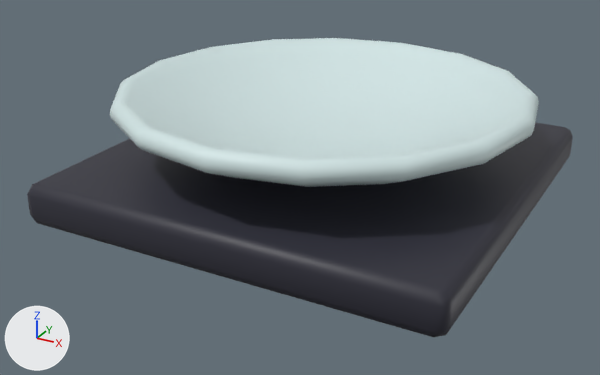
Renders of the FBX model LastMoon/Assets/_Resources/Model/Station/production/LastLuna_Model_Station_Dryer.fbx from each side of a commit.
One viewpoint serves both versions: a 50 mm camera at (0.868, -1.694, 0.84) aimed at (-0.027, -0.069, 0.028). The axes (+X, +Y, +Z) are drawn at lower left. The lights are the same throughout. Where no turn or scale is listed for an object, it has been applied to the vertices.

Names of what the first picture shows: 'Stand_Base_Small001', 'Watch_Glass001'.
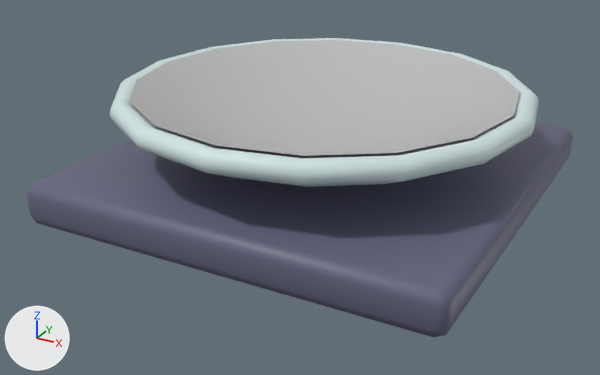
The change, as JSON lines over the scene's bpy script:
```json
{"op": "add", "block": "mat_mat_base", "code": ["mat_mat_base = principled_material('Mat_Base')", "mat_mat_base.base_color = (0.125, 0.125, 0.208)  # blue #63637e"]}
{"op": "add", "block": "mat_content", "code": ["mat_content = principled_material('Content')", "mat_content.base_color = (0.5, 0.5, 0.5)  # grey #bcbcbc"]}
{"block": "me_mesh", "where": "me_mesh.from_pydata(...)  # 48 vertices, 62 faces; spans x -0.5..0.5, y -0.5..0.5, z 0.0..0.1"}
{"op": "remove", "block": "me_mesh", "code": "me_mesh.materials.append(mat_plastic_base)  # black #2d2d3a"}
{"op": "add", "block": "me_mesh", "code": "me_mesh.materials.append(mat_mat_base)  # blue #63637e"}
{"op": "add", "block": "me_mesh_002", "code": ["me_mesh_002 = bpy.data.meshes.new('Mesh.002')", "me_mesh_002.from_pydata(...)  # 81 vertices, 80 faces; spans x -0.455..0.455, y -0.455..0.455, z -0.069..0.045", "me_mesh_002.materials.append(mat_content)  # grey #bcbcbc"]}
{"op": "add", "block": "ob_watch_glass_content001", "code": ["ob_watch_glass_content001 = bpy.data.objects.new('Watch_Glass_Content001', me_mesh_002)", "ob_watch_glass_content001.location = (0.0, 0.0, 0.225)"]}
```

Pixel boxes (x1, y1, x2, y2) of what changed, in the pictures (600 x 375 px):
```json
{"object": "Stand_Base_Small001", "change": "recoloured", "before": [27, 122, 573, 337], "after": [27, 122, 573, 337], "on screen": "black to blue"}
{"object": "Watch_Glass_Content001", "change": "added", "after": [129, 40, 520, 158]}
{"object": "Watch_Glass001", "change": "unchanged, covered by the edit", "before": [110, 38, 539, 187], "after": [110, 38, 539, 187]}
```
